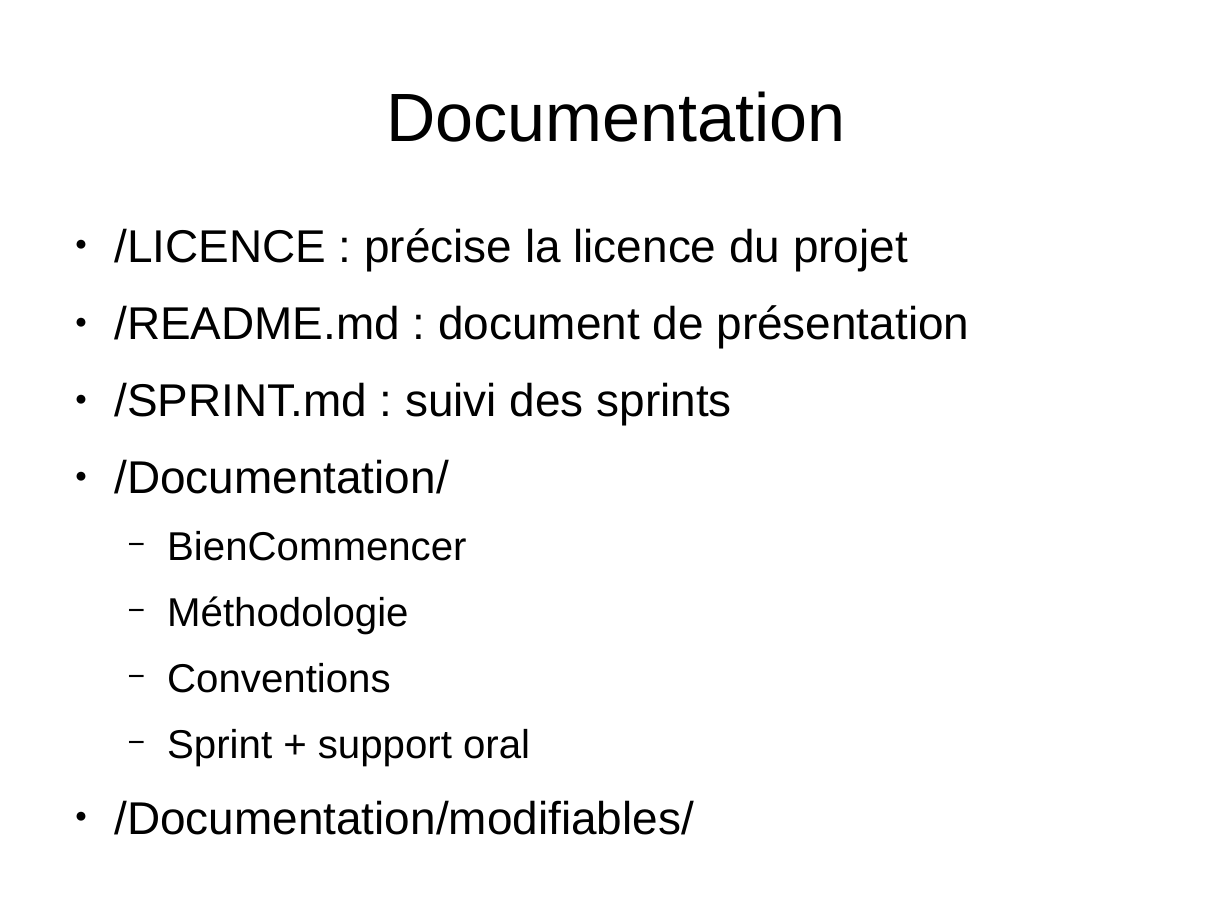
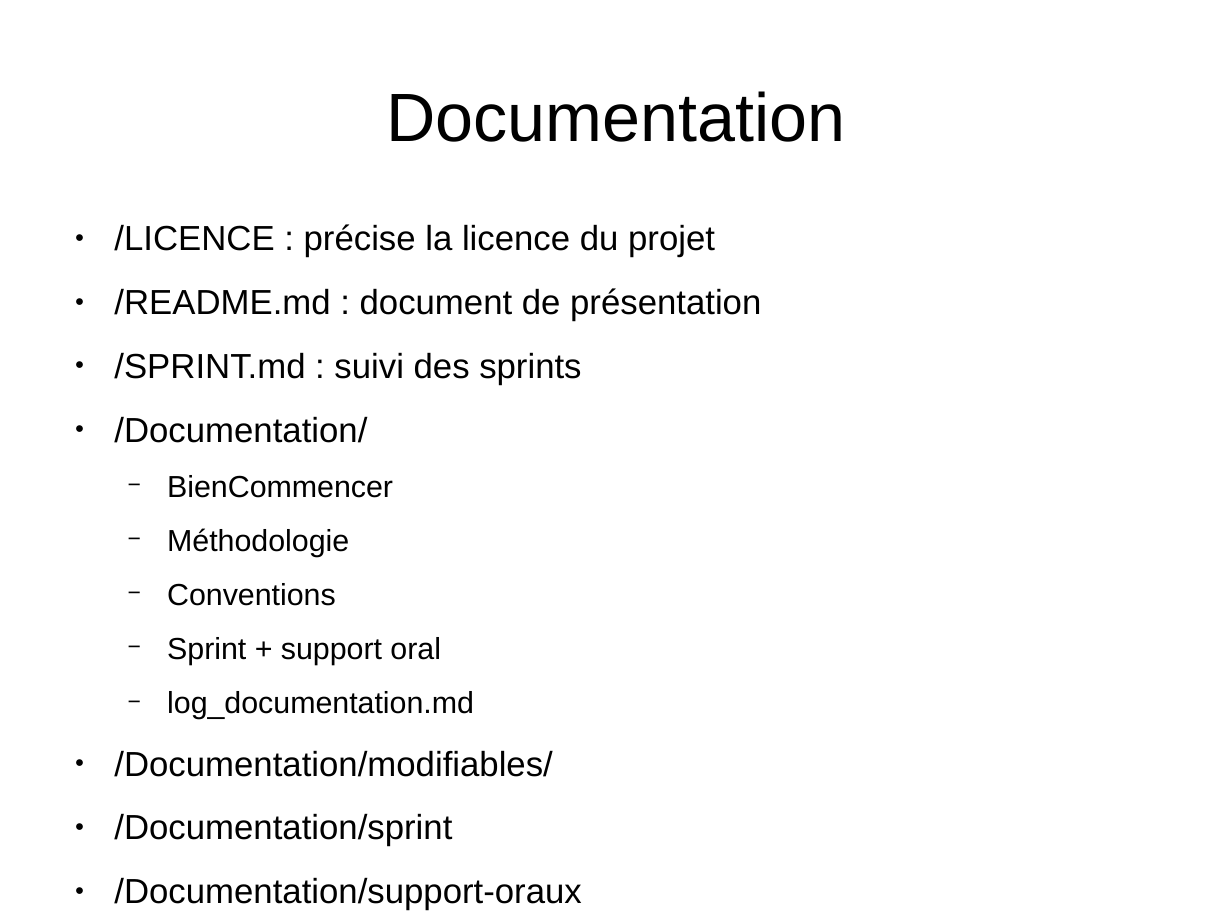
Before and after one commit to sirineKr/Projet-Architecture, a slide deck: slide 5 of Documentation/modifiables/2017-10-16-sprint-2-oral.odp. Drawn at 1232x924 pixels with LibreOffice and Linux fonts; fonts in the diff are those of the drawing. Boxes give left, top, right and bottom in pixels: in the first picture for what was removed or moved away, otherwise in the second. Text is boxed around its words. In the diff, an @@ line names an element or a change of style, - is before the commit and + after.

Commit message:
Sprint 2 - Github et fonctionnement - orga des docs des sprints

```diff
--- a/Documentation/modifiables/2017-10-16-sprint-2-oral.odp
+++ b/Documentation/modifiables/2017-10-16-sprint-2-oral.odp
@@ text at <box>114,224,761,777</box>: size 29.6 to 22.4 pt in "/LICENCE : précise la licence du projet", "/README.md : document de présentation", "/SPRINT.md : suivi des sprints", "/Documentation/" and 1 more places; size 25.9 to 19.6 pt in "BienCommencer", "Méthodologie", "Conventions", "Sprint + support oral" @@
@@ text at <box>167,691,474,719</box>: paragraph added @@
+  − log_documentation.md
@@ text at <box>114,813,581,910</box>: paragraphs added @@
+● /Documentation/sprint
+● /Documentation/support-oraux
```
Also in this commit, not shown: 1 other slide changed, 3 other files.
